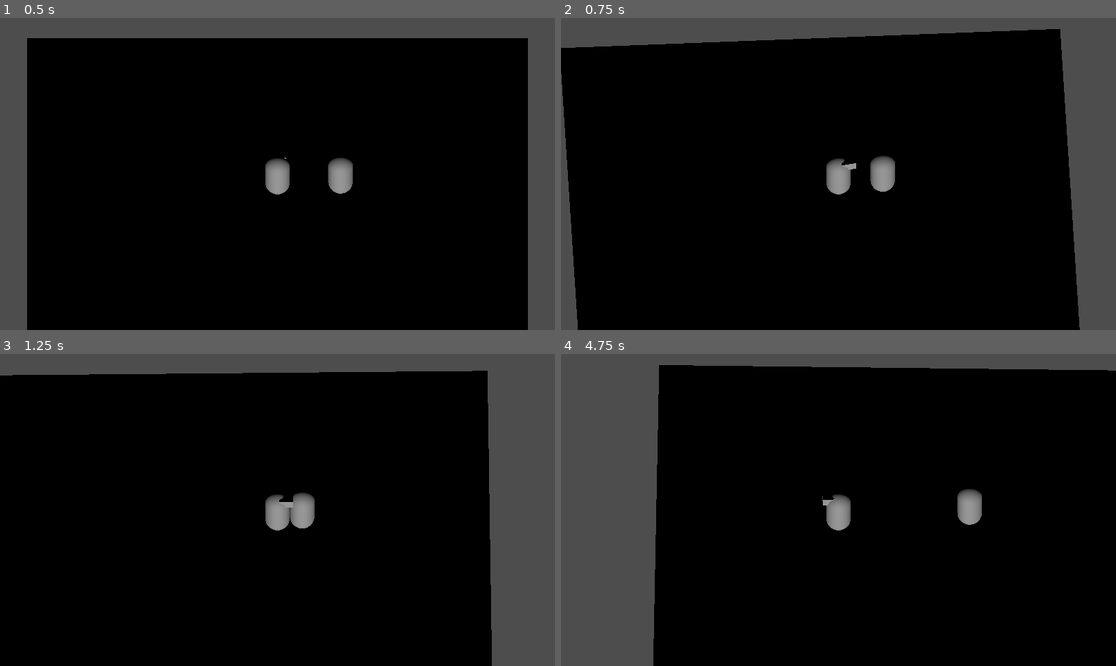
Above: before the commit, frames 1-4 (two rows, left to right).
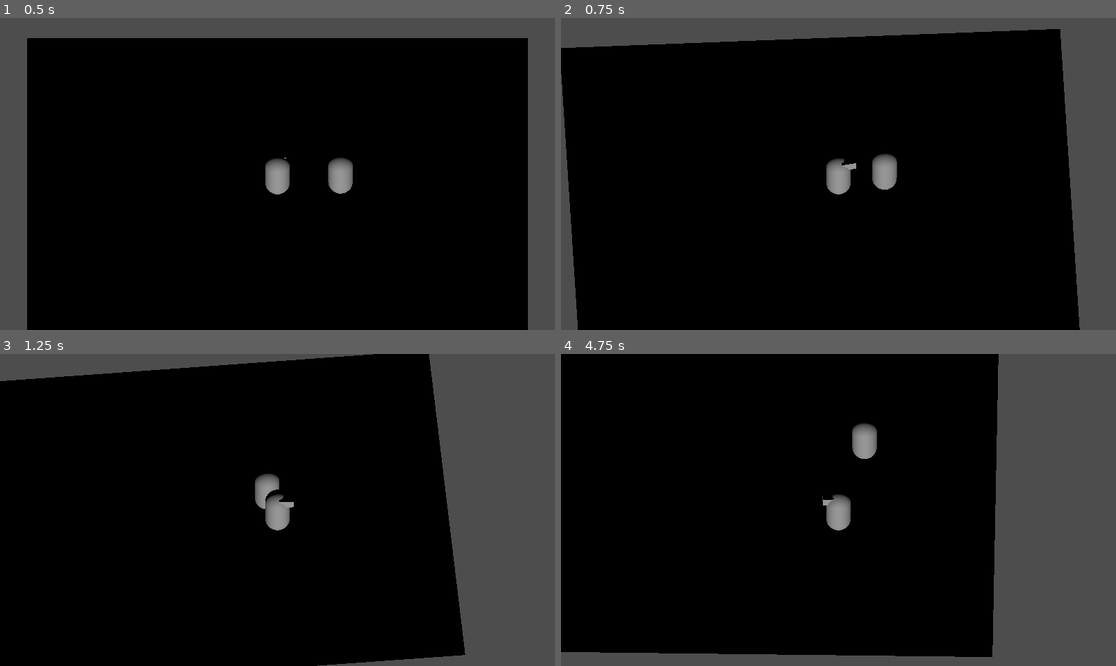
Above: after the commit, the same moments.

Repository: 1p22geo/AWARE_v0
Game: Godot game, scene res://scenes/levels/testScene.tscn
Same seed, same stepped clock (60 frames per second), same inputs: the game is played once before the commit and once after it.
Inputs (mouse positions are in pixels of both pictures, inside the frame that each line leads up to):
- Up to frame 1 (0.5 s): no input
- Up to frame 2 (0.75 s): tap Enter at 0.5 s; move the mouse to (960, 158) at 0.52 s; hold D (move_right) from 0.53 s (still down); hold Shift from 0.53 s (still down); click (960, 158) at 0.67 s
- Up to frame 3 (1.25 s): keep holding D (move_right); keep holding Shift; tap Space (jump) at 0.77 s
- Up to frame 4 (4.75 s): release D (move_right) at 1.25 s; release Shift at 1.25 s; drag from (727, 525) to (810, 572) at 1.27 s; move the mouse to (894, 441) at 2.02 s; hold D (move_right) 2.03-2.75 s; tap Ctrl at 2.1 s; click (894, 441) at 2.17 s; drag from (810, 572) to (672, 463) at 2.77 s; move the mouse to (1005, 556) at 3.52 s; hold A (move_left) 3.53-4.25 s; tap Alt at 3.6 s; click (1005, 556) at 3.67 s; tap Space (jump) at 3.77 s; drag from (672, 463) to (755, 432) at 4.27 s

Frame 1 is identical in both runs. In frame 2, 0.1% of the frame differs, in the area x 55-61%, y 43-56%; in frame 3, 10%; in frame 4, 43%, in the area x 0-100%, y 0-100%.

Commit message:
fix: enemy can walk again

Diff:
--- a/src/UI/game_ui.gd
+++ b/src/UI/game_ui.gd
@@ -27,17 +27,25 @@
 func _input(event: InputEvent) -> void:
 	if is_animating:
 		return
-	if event.pressed:
+
+	# Sprawdzamy przewijanie w dół (następny ekran)
+	var is_scroll_down = event is InputEventMouseButton and event.is_pressed() and event.button_index == MOUSE_BUTTON_WHEEL_DOWN
+	var is_ui_down := event.is_action_pressed("ui_down")
+
+	if is_scroll_down or is_ui_down:
 		if current_screen < TOTAL_SCREENS - 1:
-			if (event is InputEventMouseButton and event.button_index == MOUSE_BUTTON_WHEEL_DOWN) or event.is_action_pressed("ui_down"):
-				_go_to_screen(current_screen + 1)
-				get_viewport().set_input_as_handled()
-		elif current_screen > 0:
-			print(current_screen)
-			if(event is InputEventMouseButton and event.button_index == MOUSE_BUTTON_WHEEL_UP) or event.is_action_pressed("ui_up"):
-				print(2)
-				_go_to_screen(current_screen - 1)
-				get_viewport().set_input_as_handled()
+			_go_to_screen(current_screen + 1)
+			get_viewport().set_input_as_handled()
+		return # Kończymy przetwarzanie, by uniknąć konfliktów
+
+	# Sprawdzamy przewijanie w górę (poprzedni ekran)
+	var is_scroll_up = event is InputEventMouseButton and event.is_pressed() and event.button_index == MOUSE_BUTTON_WHEEL_UP
+	var is_ui_up := event.is_action_pressed("ui_up")
+
+	if is_scroll_up or is_ui_up:
+		if current_screen > 0:
+			_go_to_screen(current_screen - 1)
+			get_viewport().set_input_as_handled()
 
 func _go_to_screen(index: int) -> void:
 	current_screen = index
--- a/src/characters/Enemies/Enemy1.tscn
+++ b/src/characters/Enemies/Enemy1.tscn
@@ -1,10 +1,11 @@
-[gd_scene load_steps=8 format=3 uid="uid://bekrx0o22avha"]
+[gd_scene load_steps=9 format=3 uid="uid://bekrx0o22avha"]
 
-[ext_resource type="Script" path="res://src/characters/Enemies/enemy_contoller.gd" id="1_iiyfu"]
+[ext_resource type="Script" uid="uid://cxbw00w1ipabl" path="res://src/characters/Enemies/enemy_contoller.gd" id="1_iiyfu"]
 [ext_resource type="Script" uid="uid://c88f375nnh3gt" path="res://src/core/state/state_machine.gd" id="1_njfja"]
-[ext_resource type="Script" uid="uid://coy7sek8oko3s" path="res://src/characters/Enemies/Enemy1States/idle.gd" id="2_eyb4x"]
-[ext_resource type="Script" path="res://src/characters/Enemies/Enemy1States/follow.gd" id="3_eyb4x"]
-[ext_resource type="Script" path="res://src/core/MovementComponent.gd" id="5_lskn8"]
+[ext_resource type="Script" uid="uid://boa3dl7si1v1e" path="res://src/characters/Enemies/Enemy1States/wander.gd" id="2_eyb4x"]
+[ext_resource type="Script" uid="uid://clccfa8wipmpl" path="res://src/characters/Enemies/Enemy1States/follow.gd" id="3_eyb4x"]
+[ext_resource type="Script" uid="uid://coy7sek8oko3s" path="res://src/characters/Enemies/Enemy1States/idle.gd" id="5_aw7si"]
+[ext_resource type="Script" uid="uid://d1igv2r1bo2ul" path="res://src/core/MovementComponent.gd" id="5_lskn8"]
 
 [sub_resource type="CapsuleShape3D" id="CapsuleShape3D_fb3t6"]
 
@@ -27,15 +28,15 @@
 script = ExtResource("1_njfja")
 initial_state = NodePath("IdleState")
 
-[node name="wander" type="Node" parent="EnemyContoller/states"]
+[node name="wanderState" type="Node" parent="EnemyContoller/states" node_paths=PackedStringArray("enemy")]
 script = ExtResource("2_eyb4x")
+enemy = NodePath("../../..")
 
 [node name="follow" type="Node" parent="EnemyContoller/states"]
 script = ExtResource("3_eyb4x")
 
 [node name="IdleState" type="Node" parent="EnemyContoller/states"]
-script = ExtResource("2_eyb4x")
-metadata/_custom_type_script = "uid://coy7sek8oko3s"
+script = ExtResource("5_aw7si")
 
 [node name="MovementComponent" type="Node" parent="."]
 script = ExtResource("5_lskn8")
--- a/src/characters/Enemies/Enemy1States/idle.gd
+++ b/src/characters/Enemies/Enemy1States/idle.gd
@@ -5,4 +5,5 @@
 
 func Enter():
 	await get_tree().create_timer(0.5).timeout
+	print(2)
 	Change.emit(self,"wanderState")
--- a/src/characters/Enemies/Enemy1States/wander.gd
+++ b/src/characters/Enemies/Enemy1States/wander.gd
@@ -5,6 +5,7 @@
 
 @export var speed : float = 1
 @export var enemy : CharacterBody3D
+
 
 var move_direction := Vector3.ZERO
 var wander_time : float
@@ -17,6 +18,7 @@
 func Enter():
 	wander()
 	movement_component.speed = speed
+	print(3)
 
 
 func Update(_delta: float):
